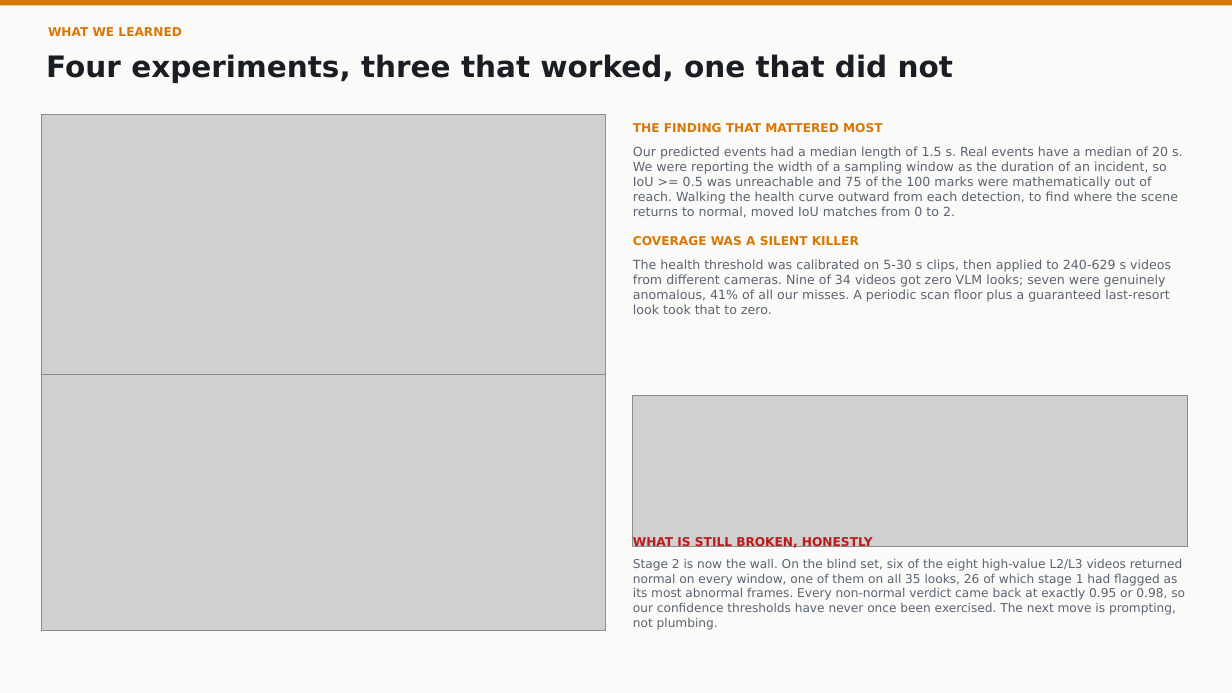
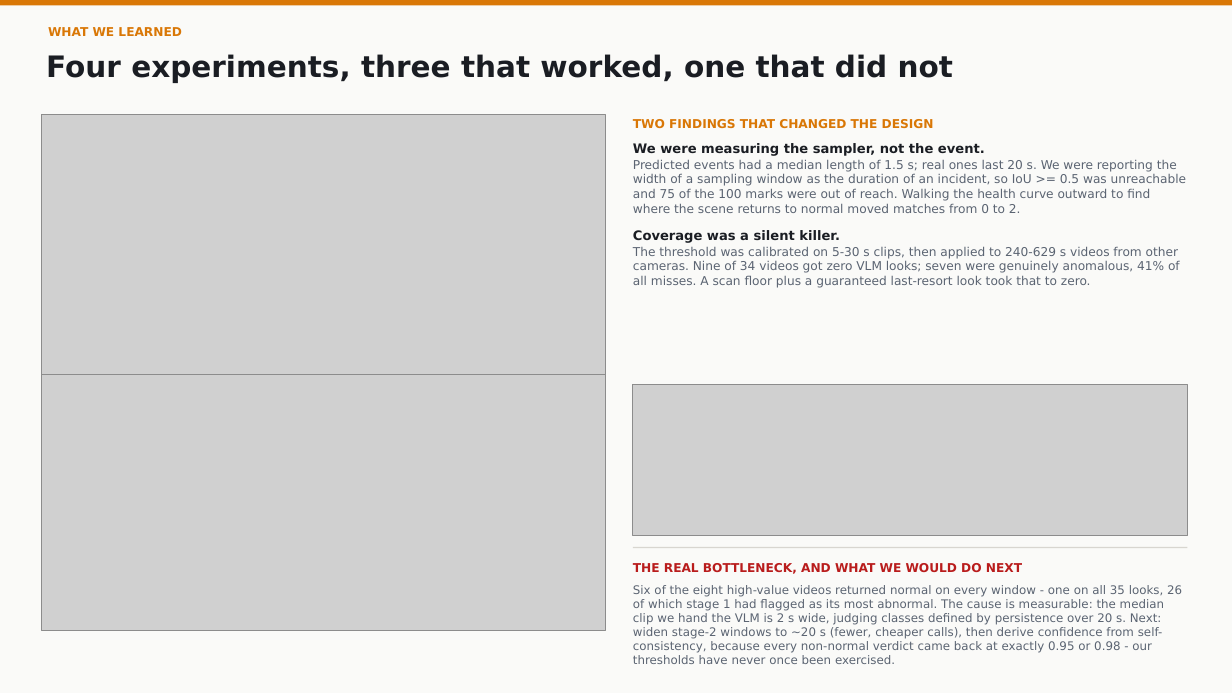
Before and after one commit to PrithvirajG/ahc-video-anomaly-detection, a slide deck: slide 2 of docs/ahc_submission_2slide.pptx. Drawn at 1232x693 pixels with LibreOffice and Linux fonts; fonts in the diff are those of the drawing; grey boxes stand for pictures. Boxes give left, top, right and bottom in pixels: in the first picture for what was removed or moved away, otherwise in the second. Text is boxed around its words. In the diff, an @@ line names an element or a change of style, - is before the commit and + after.

```diff
--- a/docs/ahc_submission_2slide.pptx
+++ b/docs/ahc_submission_2slide.pptx
@@ text at (633,119,1187,288): text changed; size 9.8 to 9.5 pt @@
-THE FINDING THAT MATTERED MOST
-Our predicted events had a median length of 1.5 s. Real events have a median of 20 s. We were reporting the width of a sampling window as the duration of an incident, so IoU >= 0.5 was unreachable and 75 of the 100 marks were mathematically out of reach. Walking the health curve outward from each detection, to find where the scene returns to normal, moved IoU matches from 0 to 2.
-COVERAGE WAS A SILENT KILLER
-The health threshold was calibrated on 5-30 s clips, then applied to 240-629 s videos from different cameras. Nine of 34 videos got zero VLM looks; seven were genuinely anomalous, 41% of all our misses. A periodic scan floor plus a guaranteed last-resort look took that to zero.
+TWO FINDINGS THAT CHANGED THE DESIGN
+We were measuring the sampler, not the event.
+Predicted events had a median length of 1.5 s; real ones last 20 s. We were reporting the width of a sampling window as the duration of an incident, so IoU >= 0.5 was unreachable and 75 of the 100 marks were out of reach. Walking the health curve outward to find where the scene returns to normal moved matches from 0 to 2.
+Coverage was a silent killer.
+The threshold was calibrated on 5-30 s clips, then applied to 240-629 s videos from other cameras. Nine of 34 videos got zero VLM looks; seven were genuinely anomalous, 41% of all misses. A scan floor plus a guaranteed last-resort look took that to zero.
@@ picture: place and size @@
-picture at (633,396,1188,547)
+picture at (633,384,1188,536)
@@ rectangle: place and size @@
-rectangle at (633,519,1188,520)
+rectangle at (633,547,1188,548)
@@ text at (633,563,1182,664): text changed; size 9.5 to 9.2 pt @@
-WHAT IS STILL BROKEN, HONESTLY
-Stage 2 is now the wall. On the blind set, six of the eight high-value L2/L3 videos returned normal on every window, one of them on all 35 looks, 26 of which stage 1 had flagged as its most abnormal frames. Every non-normal verdict came back at exactly 0.95 or 0.98, so our confidence thresholds have never once been exercised. The next move is prompting, not plumbing.
+THE REAL BOTTLENECK, AND WHAT WE WOULD DO NEXT
+Six of the eight high-value videos returned normal on every window - one on all 35 looks, 26 of which stage 1 had flagged as its most abnormal. The cause is measurable: the median clip we hand the VLM is 2 s wide, judging classes defined by persistence over 20 s. Next: widen stage-2 windows to ~20 s (fewer, cheaper calls), then derive confidence from self-consistency, because every non-normal verdict came back at exactly 0.95 or 0.98 - our thresholds have never once been exercised.
```
Also in this commit, not shown: 1 other slide changed, 1 other file.
